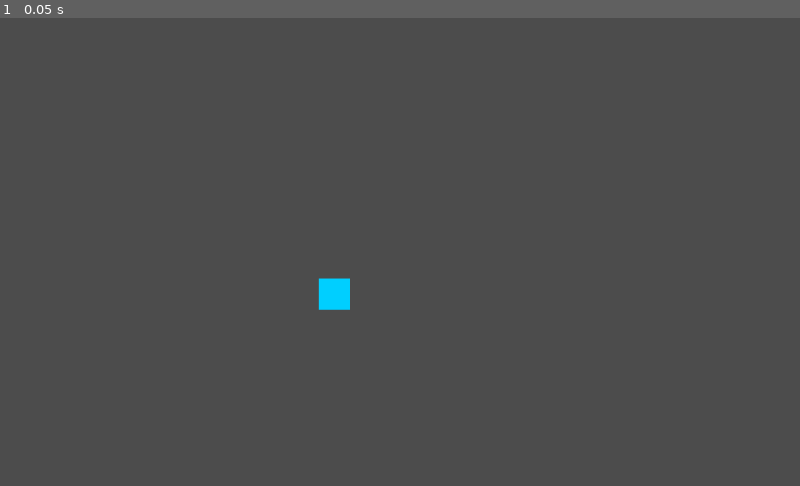
Above: before the commit, frame 1.
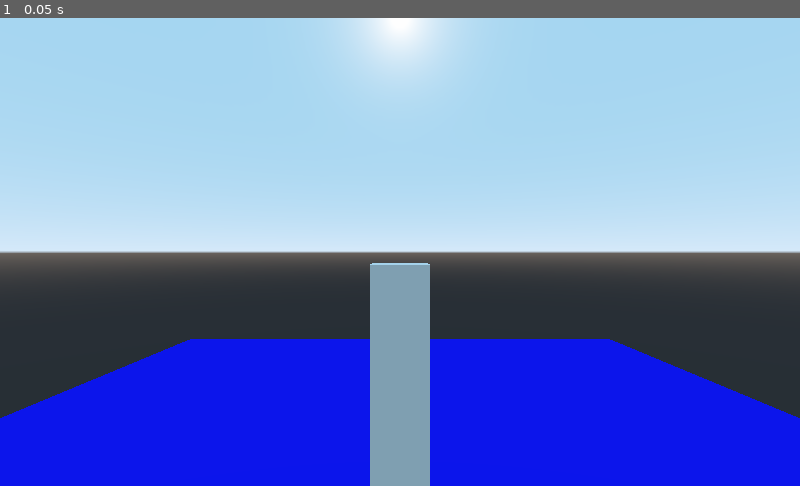
Above: after the commit, the same moment.

Repository: Paulpanther/MultiplayerTowerDefense
Game: Godot game, scene res://game/game.tscn
Same seed, same stepped clock (60 frames per second), same inputs: the game is played once before the commit and once after it.
Inputs:
- Up to frame 1 (0.05 s): no input

The runs differ from the first frame. In frame 1, 95% of the frame differs, in the area x 0-100%, y 0-100%.
Error in both runs: Assertion failed. (res://addons/multiplayer/NetworkGame.gd:84)

Commit message:
Add Player and Movement

Diff:
--- a/game/game.tscn
+++ b/game/game.tscn
@@ -1,11 +1,35 @@
-[gd_scene load_steps=3 format=2]
+[gd_scene load_steps=6 format=2]
 
 [ext_resource path="res://addons/multiplayer/NetworkGame.gd" type="Script" id=1]
 [ext_resource path="res://player/player.tscn" type="PackedScene" id=2]
 
-[node name="NetworkGame" type="Node"]
+[sub_resource type="BoxShape" id=1]
+extents = Vector3( 10, 0.05, 10 )
+
+[sub_resource type="CubeMesh" id=2]
+size = Vector3( 20, 0.1, 20 )
+
+[sub_resource type="SpatialMaterial" id=3]
+albedo_color = Color( 0, 0.0392157, 1, 1 )
+
+[node name="MultiplayerTowerDefense" type="Node"]
 script = ExtResource( 1 )
 ip = "gamedev.paulmethfessel.com"
 player_scene = ExtResource( 2 )
 
-[node name="game" type="Node2D" parent="."]
+[node name="game" type="Spatial" parent="."]
+
+[node name="player" parent="game" instance=ExtResource( 2 )]
+transform = Transform( 1, 0, 0, 0, 1, 0, 0, 0, 1, 0, 1.98873, 0 )
+
+[node name="Camera" type="Camera" parent="game/player"]
+transform = Transform( 1, 0, 0, 0, 1, 0, 0, 0, 1, 0, 2.20613, 5.98252 )
+
+[node name="StaticBody" type="StaticBody" parent="game"]
+
+[node name="CollisionShape" type="CollisionShape" parent="game/StaticBody"]
+shape = SubResource( 1 )
+
+[node name="MeshInstance" type="MeshInstance" parent="game/StaticBody"]
+mesh = SubResource( 2 )
+material/0 = SubResource( 3 )
--- a/player/player.gd
+++ b/player/player.gd
@@ -1,14 +1,27 @@
-extends Node2D
+extends KinematicBody
 
-var color setget set_color
+export var speed = 10
 
-func _network_ready(is_source):
-	if is_source:
-		set_color(Color.from_hsv(rand_range(1, 360), 1, 1))
-		position = Vector2(rand_range(0, 600), rand_range(0, 400))
-	# same value on all clients now!
-	print(color)
+#func _network_ready(is_source):
+#	if is_source:
+#		set_color(Color.from_hsv(rand_range(1, 360), 1, 1))
+#		position = Vector2(rand_range(0, 600), rand_range(0, 400))
+#	# same value on all clients now!
+#	print(color)
 
-func set_color(c: Color):
-	color = c
-	$token.color = c
+func _physics_process(delta):
+	var direction = Vector3.ZERO
+
+	if Input.is_action_pressed("move_forward"):
+		direction.z += 1
+	if Input.is_action_pressed("move_backward"):
+		direction.z -= 1
+	if Input.is_action_pressed("move_left"):
+		direction.x -= 1
+	if Input.is_action_pressed("move_right"):
+		direction.x += 1
+
+	if direction != Vector3.ZERO:
+		direction = direction.normalized()
+
+	move_and_slide(direction * speed, Vector3.UP)
--- a/player/player.tscn
+++ b/player/player.tscn
@@ -1,9 +1,15 @@
-[gd_scene load_steps=3 format=2]
+[gd_scene load_steps=5 format=2]
 
 [ext_resource path="res://addons/multiplayer/Sync.gd" type="Script" id=1]
 [ext_resource path="res://player/player.gd" type="Script" id=2]
 
-[node name="player" type="Node2D"]
+[sub_resource type="BoxShape" id=1]
+extents = Vector3( 0.5, 1, 0.5 )
+
+[sub_resource type="CubeMesh" id=2]
+size = Vector3( 1, 2, 1 )
+
+[node name="player" type="KinematicBody"]
 script = ExtResource( 2 )
 
 [node name="Sync" type="Node" parent="."]
@@ -12,11 +18,12 @@
 unreliable_synced = PoolStringArray( "position" )
 process_only_network_master = true
 
-[node name="token" type="ColorRect" parent="."]
-margin_left = -19.0
-margin_top = -19.0
-margin_right = 21.0
-margin_bottom = 21.0
-__meta__ = {
-"_edit_use_anchors_": false
-}
+[node name="CollisionShape" type="CollisionShape" parent="."]
+transform = Transform( 1, 0, 0, 0, 1, 0, 0, 0, 1, 0, 1, 0 )
+shape = SubResource( 1 )
+
+[node name="MeshInstance" type="MeshInstance" parent="."]
+transform = Transform( 1, 0, 0, 0, 1, 0, 0, 0, 1, 0, 1, 0 )
+mesh = SubResource( 2 )
+skeleton = NodePath("")
+material/0 = null
--- a/project.godot
+++ b/project.godot
@@ -38,6 +38,29 @@
 
 main=false
 
+[input]
+
+move_forward={
+"deadzone": 0.5,
+"events": [ Object(InputEventKey,"resource_local_to_scene":false,"resource_name":"","device":0,"alt":false,"shift":false,"control":false,"meta":false,"command":false,"pressed":false,"scancode":87,"physical_scancode":0,"unicode":0,"echo":false,"script":null)
+ ]
+}
+move_backward={
+"deadzone": 0.5,
+"events": [ Object(InputEventKey,"resource_local_to_scene":false,"resource_name":"","device":0,"alt":false,"shift":false,"control":false,"meta":false,"command":false,"pressed":false,"scancode":83,"physical_scancode":0,"unicode":0,"echo":false,"script":null)
+ ]
+}
+move_left={
+"deadzone": 0.5,
+"events": [ Object(InputEventKey,"resource_local_to_scene":false,"resource_name":"","device":0,"alt":false,"shift":false,"control":false,"meta":false,"command":false,"pressed":false,"scancode":65,"physical_scancode":0,"unicode":0,"echo":false,"script":null)
+ ]
+}
+move_right={
+"deadzone": 0.5,
+"events": [ Object(InputEventKey,"resource_local_to_scene":false,"resource_name":"","device":0,"alt":false,"shift":false,"control":false,"meta":false,"command":false,"pressed":false,"scancode":68,"physical_scancode":0,"unicode":0,"echo":false,"script":null)
+ ]
+}
+
 [physics]
 
 2d/default_gravity=0
